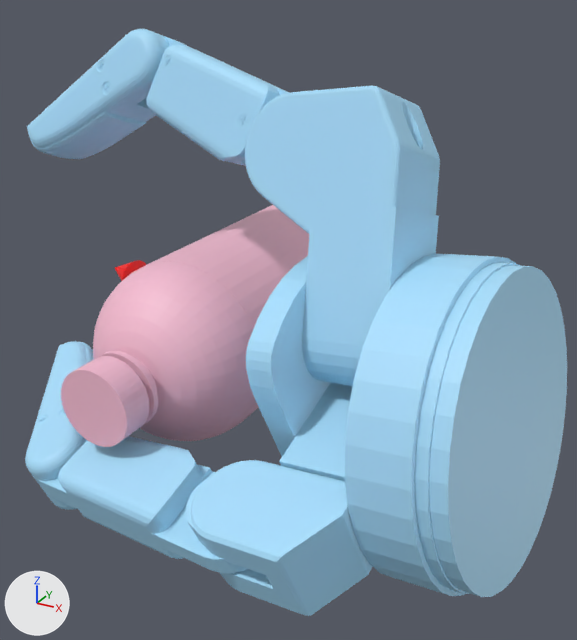
An edit to the glTF model static/assets/cond/Barrett/contactdb+water_bottle/9.glb, drawn before and after from the same camera.
Camera for both pictures: a 50 mm lens placed at (0.143, -0.222, 0.114), pointed at (0.014, 0.014, -0.004). Arrows for +X, +Y and +Z are at lower left; the lights stay in place. Where no turn or scale is listed for an object, it has been applied to the vertices. Vertices at the same position are counted once.

Names of what the first picture shows: 'geometry_1', 'geometry_2', 'water_bottle.stl'.
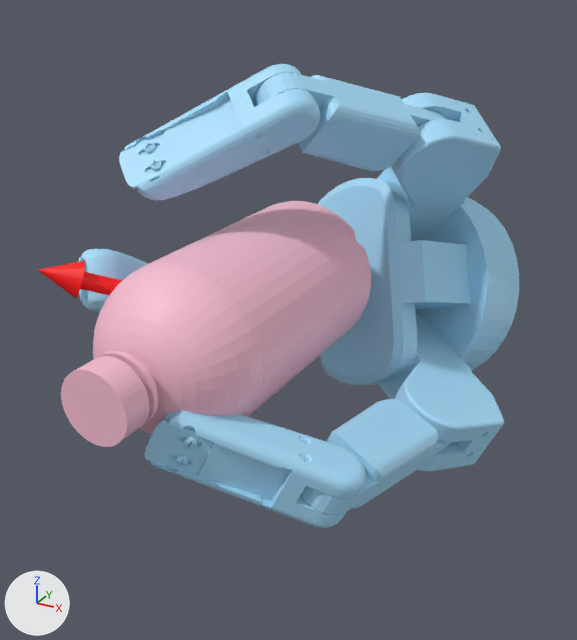
Location of each change, [x1, y1, x2, y2] in pixels of the pictures (577 x 640 px; the box of a moved part takes in the faces that stretch with it):
'geometry_1', reshaped (19% narrower, 21% shorter)
    before: [25, 29, 567, 616]
    after: [78, 64, 519, 528]
'geometry_2', reshaped
    before: [115, 260, 146, 281]
    after: [38, 260, 123, 299]
part 1 of me_geometry_1, moved or reshaped
    before: [246, 254, 567, 597]
    after: [318, 178, 519, 385]
part 2 of me_geometry_1, moved or reshaped (not visible afterwards)
    before: [190, 460, 373, 616]
part 3 of me_geometry_1, moved or reshaped (not visible afterwards)
    before: [34, 436, 247, 577]
part 4 of me_geometry_1, moved or reshaped
    before: [25, 341, 94, 510]
    after: [78, 249, 148, 313]
part 5 of me_geometry_1, moved or reshaped
    before: [245, 86, 440, 386]
    after: [378, 313, 504, 471]
part 6 of me_geometry_1, moved or reshaped
    before: [146, 35, 289, 166]
    after: [301, 399, 451, 515]
part 7 of me_geometry_1, moved or reshaped
    before: [27, 29, 181, 159]
    after: [145, 410, 366, 528]
part 8 of me_geometry_1, moved or reshaped (not visible before)
    after: [377, 93, 501, 241]
part 9 of me_geometry_1, moved or reshaped (not visible before)
    after: [254, 72, 446, 171]
part 10 of me_geometry_1, moved or reshaped (not visible before)
    after: [119, 64, 320, 200]

The change, as a list of edits to the scene's bpy script:
```text
Change me_geometry_1:
    where me_geometry_1.from_pydata(...)  # 8696 vertices, 17330 faces; spans x -0.077..0.117, y -0.095..0.077, z -0.048..0.097
    used by ob_geometry_1; location = (0.0, 0.0, 0.0)
    me_geometry_1 part 1: the loose piece of 347 vertices spanning x 0.043..0.117, y -0.081..0.009, z -0.048..0.047 is multiplied about its middle by the matrix ((0.4, 0.683, 0.611), (0.912, -0.232, -0.338), (-0.089, 0.692, -0.716)), then moved by (-0.057, 0.136, -0.017)
    me_geometry_1 part 2: the loose piece of 211 vertices spanning x 0.038..0.085, y -0.095..-0.061, z -0.035..0.0 is multiplied about its middle by the matrix ((0.4, 0.683, 0.611), (0.912, -0.232, -0.338), (-0.089, 0.692, -0.716)), then moved by (-0.085, 0.177, -0.015)
    me_geometry_1 part 3: the loose piece of 449 vertices spanning x -0.03..0.061, y -0.092..-0.058, z -0.041..-0.007 is multiplied about its middle by the matrix ((0.522, 0.603, 0.604), (0.853, -0.347, -0.39), (-0.025, 0.718, -0.695)), then moved by (-0.063, 0.134, 0.0)
    me_geometry_1 part 4: the loose piece of 1647 vertices spanning x -0.059..-0.009, y -0.081..-0.021, z -0.043..-0.009 is multiplied about its middle by the matrix ((0.51, 0.611, 0.605), (0.859, -0.336, -0.385), (-0.032, 0.716, -0.697)), then moved by (-0.027, 0.062, 0.022)
    me_geometry_1 part 5: the loose piece of 925 vertices spanning x 0.025..0.087, y -0.055..-0.007, z 0.008..0.087 is multiplied about its middle by the matrix ((0.382, 0.614, 0.691), (0.92, -0.176, -0.351), (-0.094, 0.769, -0.632)), then moved by (-0.008, 0.092, -0.092)
    me_geometry_1 part 6: the loose piece of 449 vertices spanning x -0.033..0.055, y -0.036..0.002, z 0.053..0.095 is multiplied about its middle by the matrix ((0.471, 0.589, 0.657), (0.872, -0.201, -0.446), (-0.131, 0.783, -0.609)), then moved by (0.044, 0.025, -0.118)
    me_geometry_1 part 7: the loose piece of 1647 vertices spanning x -0.077..-0.013, y -0.021..0.006, z 0.05..0.097 is multiplied about its middle by the matrix ((0.483, 0.586, 0.651), (0.865, -0.204, -0.458), (-0.136, 0.785, -0.605)), then moved by (0.078, -0.035, -0.102)
    me_geometry_1 part 8: the loose piece of 925 vertices spanning x 0.043..0.095, y -0.039..0.042, z -0.038..-0.004 is multiplied about its middle by the matrix ((0.357, 0.505, 0.786), (0.928, -0.098, -0.358), (-0.104, 0.858, -0.504)), then moved by (-0.041, 0.09, 0.05)
    me_geometry_1 part 9: the loose piece of 449 vertices spanning x -0.007..0.072, y 0.014..0.077, z -0.036..-0.009 is multiplied about its middle by the matrix ((0.575, 0.22, 0.788), (0.768, -0.479, -0.426), (0.283, 0.85, -0.444)), then moved by (-0.009, 0.006, 0.084)
    me_geometry_1 part 10: the loose piece of 1647 vertices spanning x -0.055..0.013, y 0.047..0.077, z -0.046..-0.013 is multiplied about its middle by the matrix ((0.579, 0.21, 0.788), (0.76, -0.489, -0.429), (0.295, 0.847, -0.443)), then moved by (0.012, -0.056, 0.092)
Change me_geometry_2:
    where me_geometry_2.from_pydata(...)  # 75 vertices, 144 faces; spans x -0.0684..0.0006, y -0.0029..0.0182, z -0.0053..0.0079
    used by ob_geometry_2; location = (0.0, 0.0, 0.0)
    me_geometry_2 part 11: the whole mesh is multiplied about the mesh origin by the matrix ((0.516, -0.844, 0.144), (0.789, 0.534, 0.304), (-0.333, -0.043, 0.942))
```
